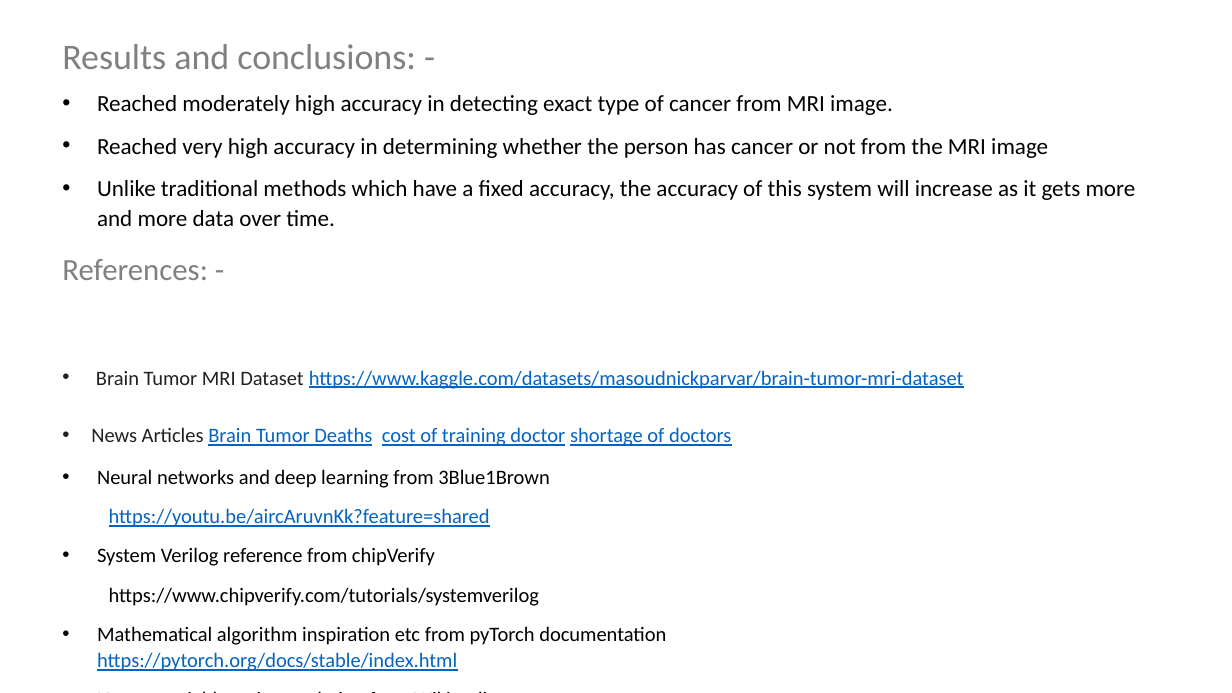
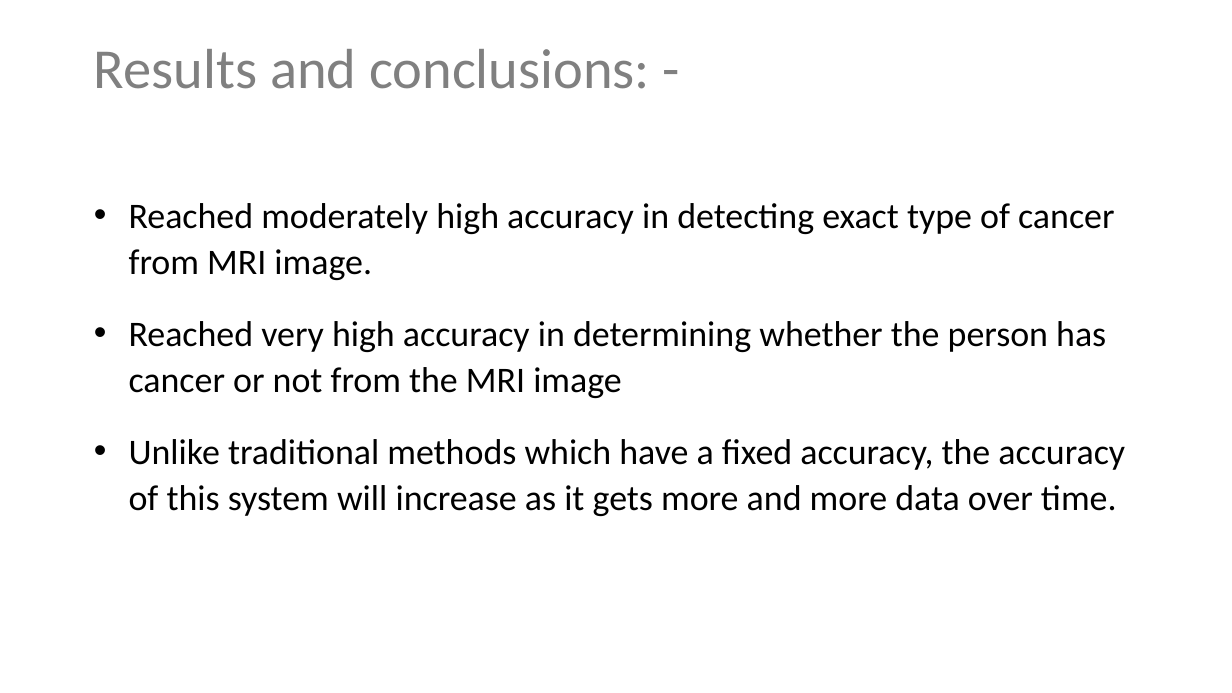
Before and after one commit to ManuBlue/verilogMLP, a slide deck: slide 15 of DCD Mini-Project.pptx. Drawn at 1232x693 pixels with LibreOffice and Linux fonts; fonts in the diff are those of the drawing. Boxes give left, top, right and bottom in pixels: in the first picture for what was removed or moved away, otherwise in the second. Text is boxed around its words. In the diff, an @@ line names an element or a change of style, - is before the commit and + after.

Commit message:
Fixed ppt

```diff
--- a/DCD Mini-Project.pptx
+++ b/DCD Mini-Project.pptx
@@ text at box(62, 44, 416, 69): paragraph removed @@
-Results and conclusions: -
@@ title added at box(94, 49, 650, 89), 44 pt, text #808080 @@
+Results and conclusions: -
@@ text "Reached moderately high accuracy in ...": place and size @@
-text "Reached moderately high accuracy in ..." at box(62, 44, 1136, 226)
+text "Reached moderately high accuracy in ..." at box(129, 203, 1125, 516)
@@ text "Reached moderately high accuracy in ..." at box(129, 203, 1125, 516): size 18 to 28 pt; more space between paragraphs @@
@@ text removed at box(62, 259, 964, 671) @@
-References: -
-• Brain Tumor MRI Dataset https://www.kaggle.com/datasets/masoudnickparvar/brain-tumor-mri-dataset
-• News Articles Brain Tumor Deaths cost of training doctor shortage of doctors
-• Neural networks and deep learning from 3Blue1Brown
-https://youtu.be/aircAruvnKk?feature=shared
-• System Verilog reference from chipVerify
-https://www.chipverify.com/tutorials/systemverilog
-• Mathematical algorithm inspiration etc from pyTorch documentation
-  https://pytorch.org/docs/stable/index.html
-• Nearest neighbour interpolation from Wikipedia
-https://en.wikipedia.org/wiki/Nearest-neighbor_interpolation
```
Also in this commit, not shown: 1 slide added, 4 other files.
